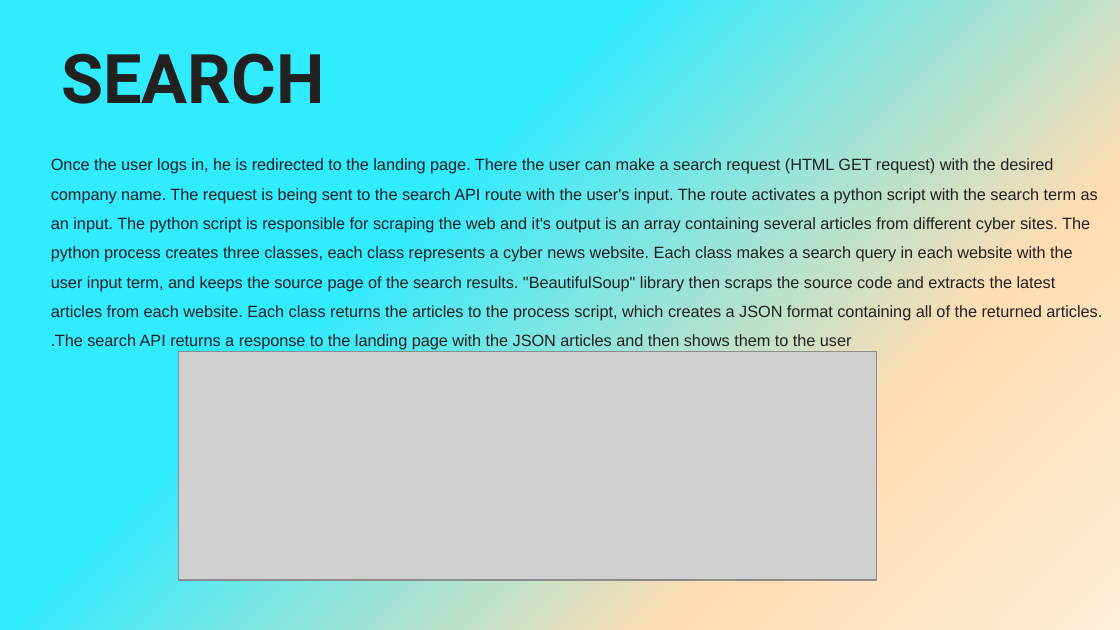
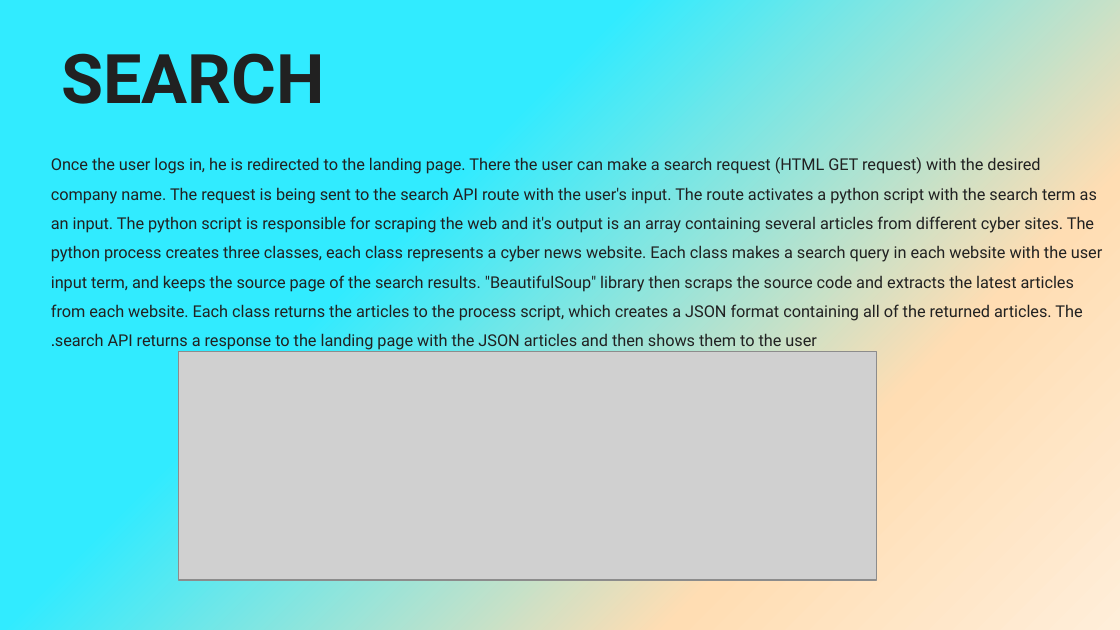
Before and after one commit to NivAm12/NegativeCyberNews, a slide deck: slide 10 of NCN Presntation.pptx. Drawn at 1120x630 pixels with LibreOffice and Linux fonts; fonts in the diff are those of the drawing; grey boxes stand for pictures. Boxes give left, top, right and bottom in pixels: in the first picture for what was removed or moved away, otherwise in the second. Text is boxed around its words. In the diff, an @@ line names an element or a change of style, - is before the commit and + after.

```diff
--- a/NCN Presntation.pptx
+++ b/NCN Presntation.pptx
@@ text "Once the user logs in, ..." at <box>51,157,1102,350</box>: font Arial to Roboto @@
```
Also in this commit, not shown: 9 other slides changed, 2 slides added.
